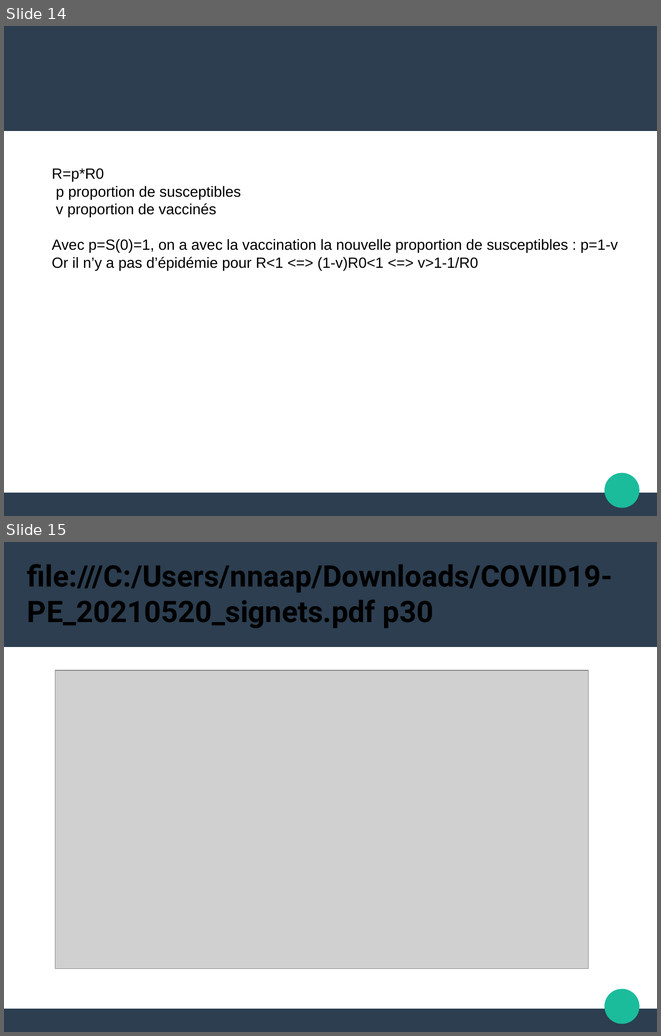
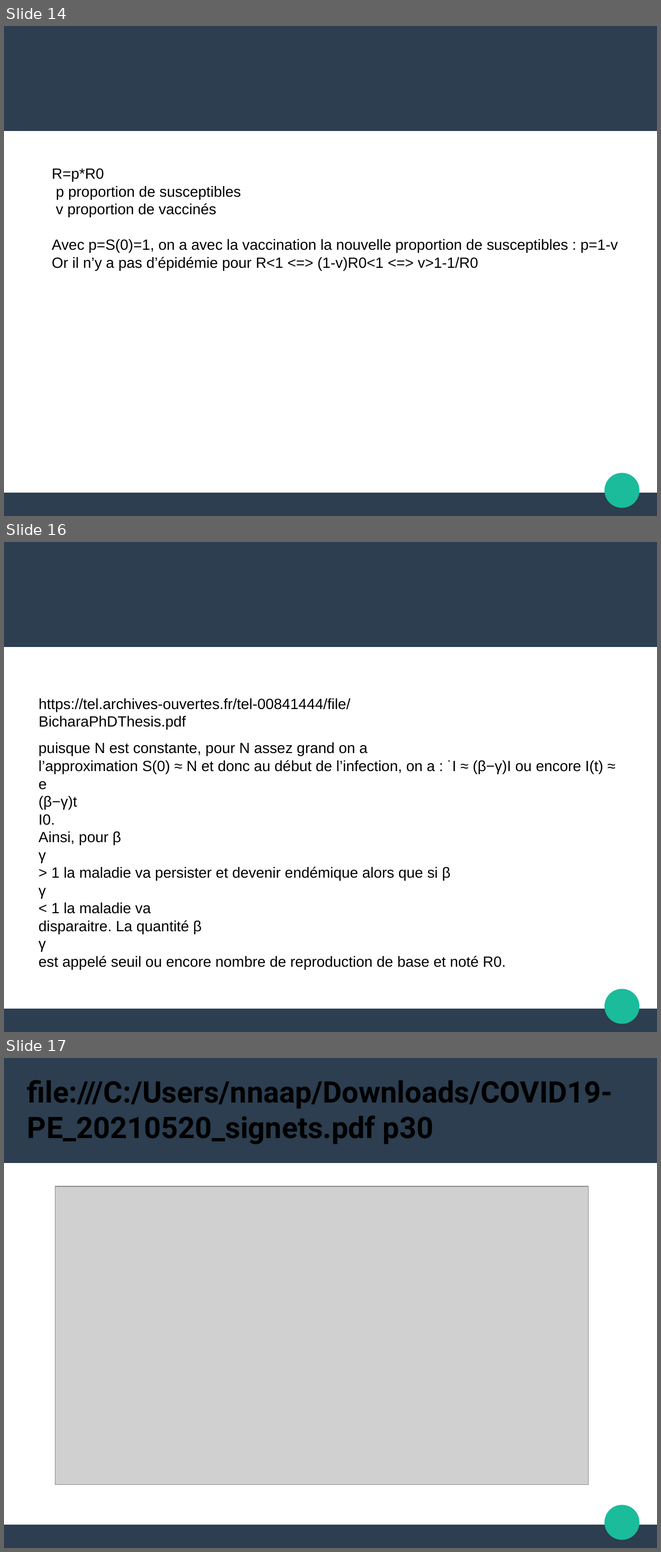
Before and after one commit to Alexia57/TIPE-2021-MP, a slide deck: Tipe_presentation.odp. Shown one above the other, each under a label of ours: slides 14 and 15 before the commit, slides 14, 16 and 17 after it; the slides between them are not shown. The pictures are 661x1036 and 661x1552 pixels, drawn with LibreOffice and Linux fonts; fonts in the diff are those of the drawing; grey boxes stand for pictures. Boxes give left, top, right and bottom in pixels: in the first picture for what was removed or moved away, otherwise in the second. Text is boxed around its words. In the diff, an @@ line names an element or a change of style, - is before the commit and + after.

```diff
--- a/Tipe_presentation.odp
+++ b/Tipe_presentation.odp
@@ slide 16 added at (4,542,657,1032), background #FFFFFF; not listed: 3 template elements that a slide beside it also shows @@
@@ text added at (38,698,350,729), 18 pt, text #000000 @@
+https://tel.archives-ouvertes.fr/tel-00841444/file/BicharaPhDThesis.pdf
@@ text added at (38,742,603,969), 18 pt, text #000000 @@
+puisque N est constante, pour N assez grand on a
+l’approximation S(0) ≈ N et donc au début de l’infection, on a : ˙I ≈ (β−γ)I ou encore I(t) ≈ e
+(β−γ)t
+I0.
+Ainsi, pour β
+γ
+> 1 la maladie va persister et devenir endémique alors que si β
+γ
+< 1 la maladie va
+disparaitre. La quantité β
+γ
+est appelé seuil ou encore nombre de reproduction de base et noté R0.
@@ what was slide 15 is now slide 17 @@
```
Also in this commit, not shown: 5 slides changed, 1 other slide added, 1 other file.
